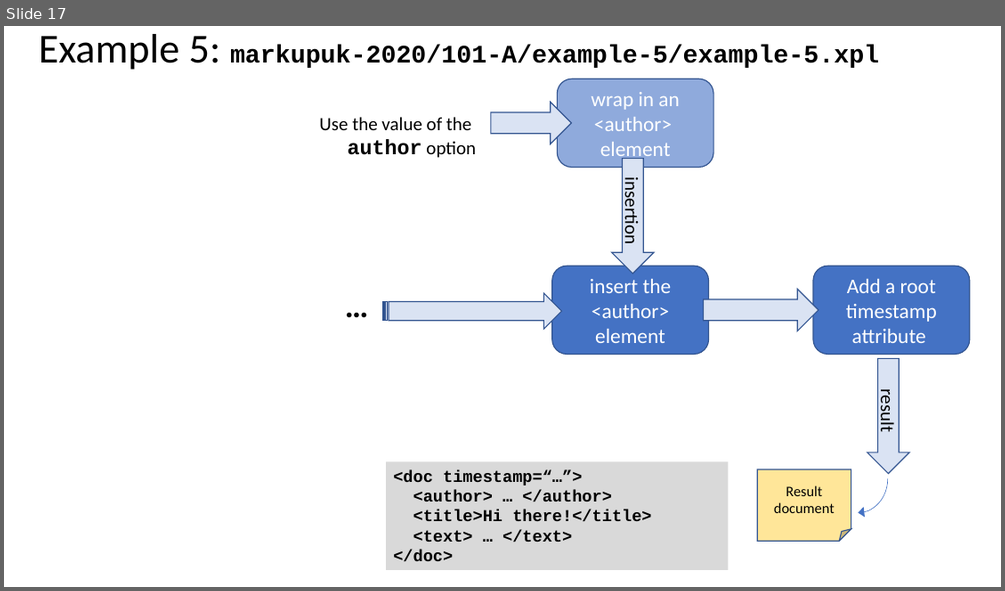
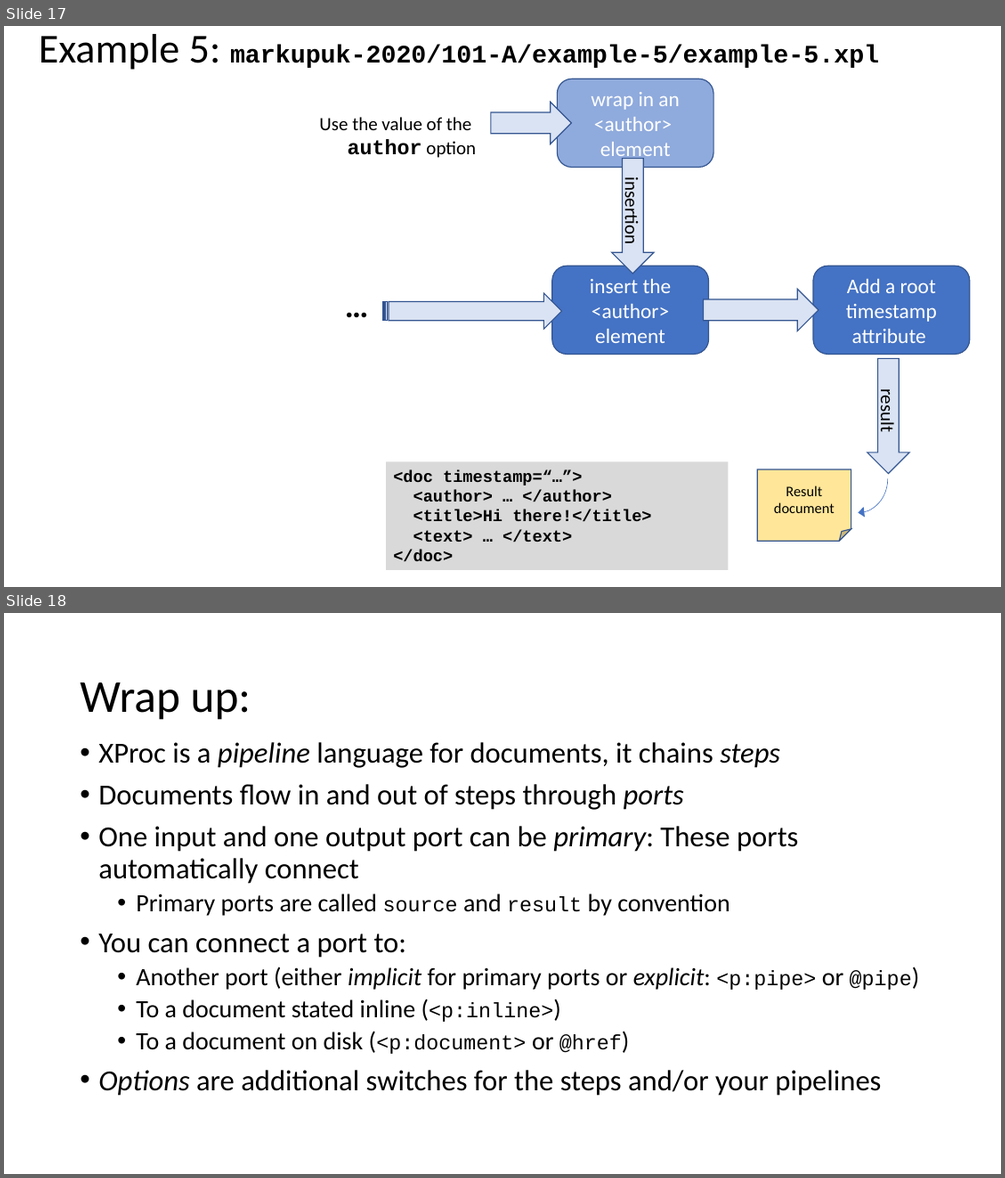
Before and after one commit to xatapult/markupuk-2020, a slide deck: 101-A/presentation/markupuk-2020-101-A.pptx. Shown one above the other, each under a label of ours: slide 17 before the commit, slides 17 and 18 after it. The pictures are 1005x591 and 1005x1178 pixels, drawn with LibreOffice and Linux fonts; fonts in the diff are those of the drawing; background and template pictures are left out. Boxes give left, top, right and bottom in pixels: in the first picture for what was removed or moved away, otherwise in the second. Text is boxed around its words. In the diff, an @@ line names an element or a change of style, - is before the commit and + after.

```diff
--- a/101-A/presentation/markupuk-2020-101-A.pptx
+++ b/101-A/presentation/markupuk-2020-101-A.pptx
@@ slide 18 added at (x1=4, y1=613, x2=1001, y2=1174), background #FFFFFF @@
@@ title added at (x1=80, y1=682, x2=251, y2=720), 44 pt, text #000000 @@
+Wrap up:
@@ text added at (x1=98, y1=742, x2=912, y2=1095), 28 pt, text #000000 @@
+• XProc is a pipeline language for documents, it chains steps
+• Documents flow in and out of steps through ports
+• One input and one output port can be primary: These ports automatically connect
+  • Primary ports are called source and result by convention
+• You can connect a port to:
+  • Another port (either implicit for primary ports or explicit: <p:pipe> or @pipe)
+  • To a document stated inline (<p:inline>)
+  • To a document on disk (<p:document> or @href)
+• Options are additional switches for the steps and/or your pipelines
```
Also in this commit, not shown: 3 slides changed, 1 other file.
